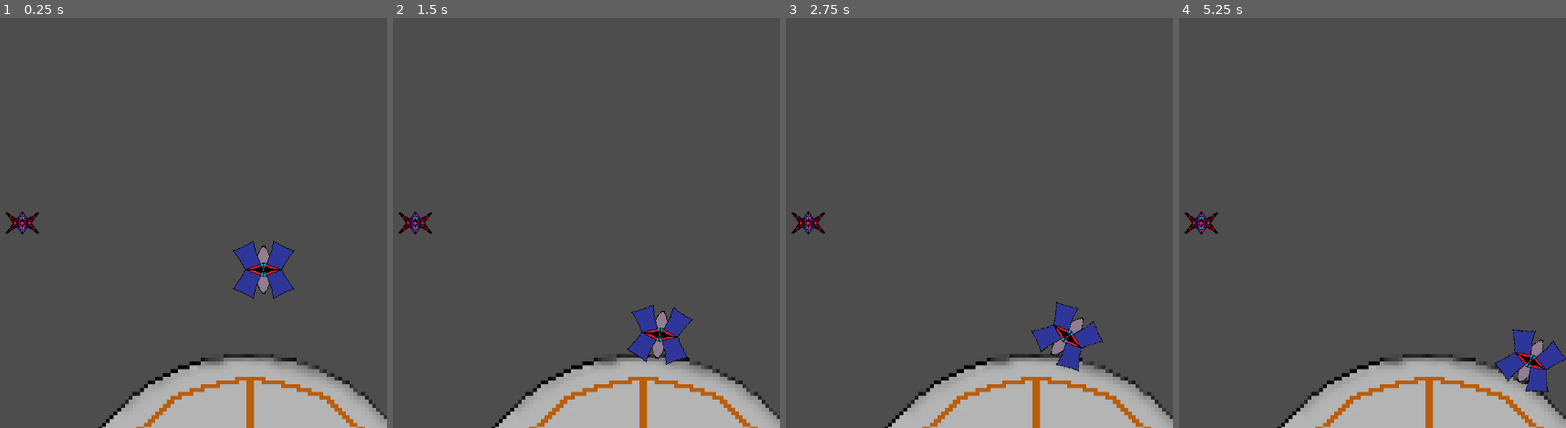
Above: before the commit, frames 1-4 (left to right).
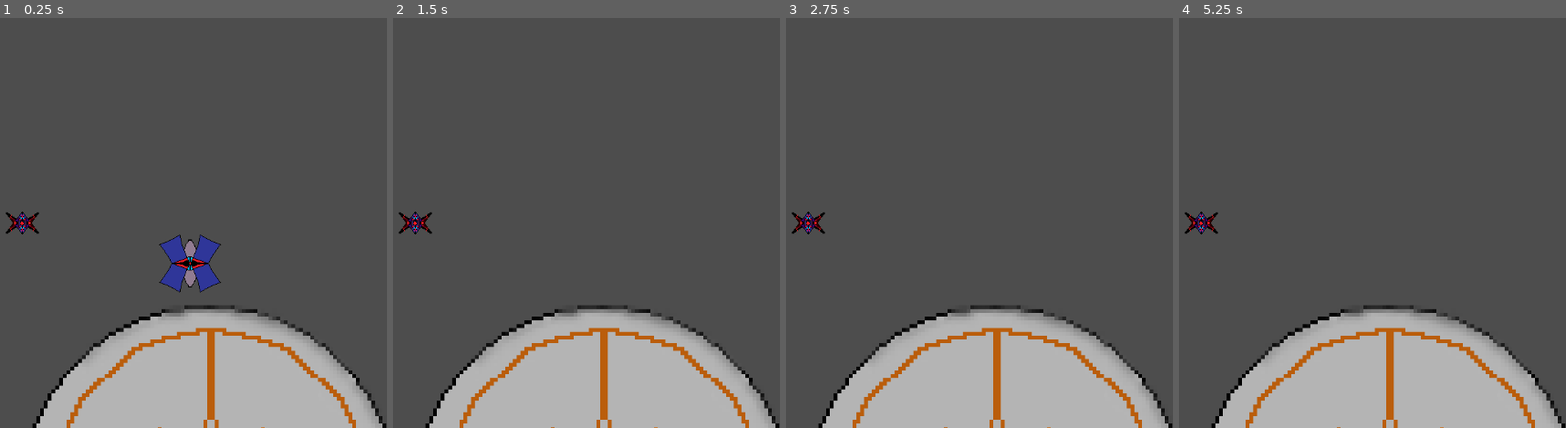
Above: after the commit, the same moments.

Repository: pepegmaer2141-cmd/parry-desvio-1
Game: Godot game, scene res://nave.tscn
Same seed, same stepped clock (60 frames per second), same inputs: the game is played once before the commit and once after it.
Inputs:
- Up to frame 1 (0.25 s): no input
- Up to frame 2 (1.5 s): no input
- Up to frame 3 (2.75 s): no input
- Up to frame 4 (5.25 s): no input

The runs differ from the first frame. In frame 1, 16% of the frame differs, in the area x 8-100%, y 52-100%; in frame 2, 13%; in frame 3, 13%; in frame 4, 14%.

Commit message:
añadido rebote

Diff:
--- a/parry-desvio-1/nave.tscn
+++ b/parry-desvio-1/nave.tscn
@@ -11,6 +11,8 @@
 size = Vector2(39.856, 24)
 
 [sub_resource type="PhysicsMaterial" id="PhysicsMaterial_ilgfq"]
+friction = 0.0
+bounce = 1.0
 
 [sub_resource type="CircleShape2D" id="CircleShape2D_j1vys"]
 radius = 40.112343
@@ -20,7 +22,7 @@
 metadata/_edit_vertical_guides_ = [-360.0]
 
 [node name="circulo exterior" type="StaticBody2D" parent="."]
-position = Vector2(-167, 608)
+position = Vector2(-229, 531)
 collision_layer = 3
 collision_mask = 2
 metadata/_edit_group_ = true
@@ -58,11 +60,12 @@
 metadata/_edit_group_ = true
 
 [node name="balas" type="RigidBody2D" parent="."]
-position = Vector2(-143, 169)
+position = Vector2(-259, -65)
 collision_layer = 3
 mass = 0.001
 physics_material_override = SubResource("PhysicsMaterial_ilgfq")
-gravity_scale = 0.208
+gravity_scale = 0.0
+linear_velocity = Vector2(0, 1000)
 metadata/_edit_group_ = true
 
 [node name="CollisionShape2D" type="CollisionShape2D" parent="balas"]
Binary file removed: parry-desvio-1/Sin título.png
Not shown, removed: parry-desvio-1/Sin título.png.import
